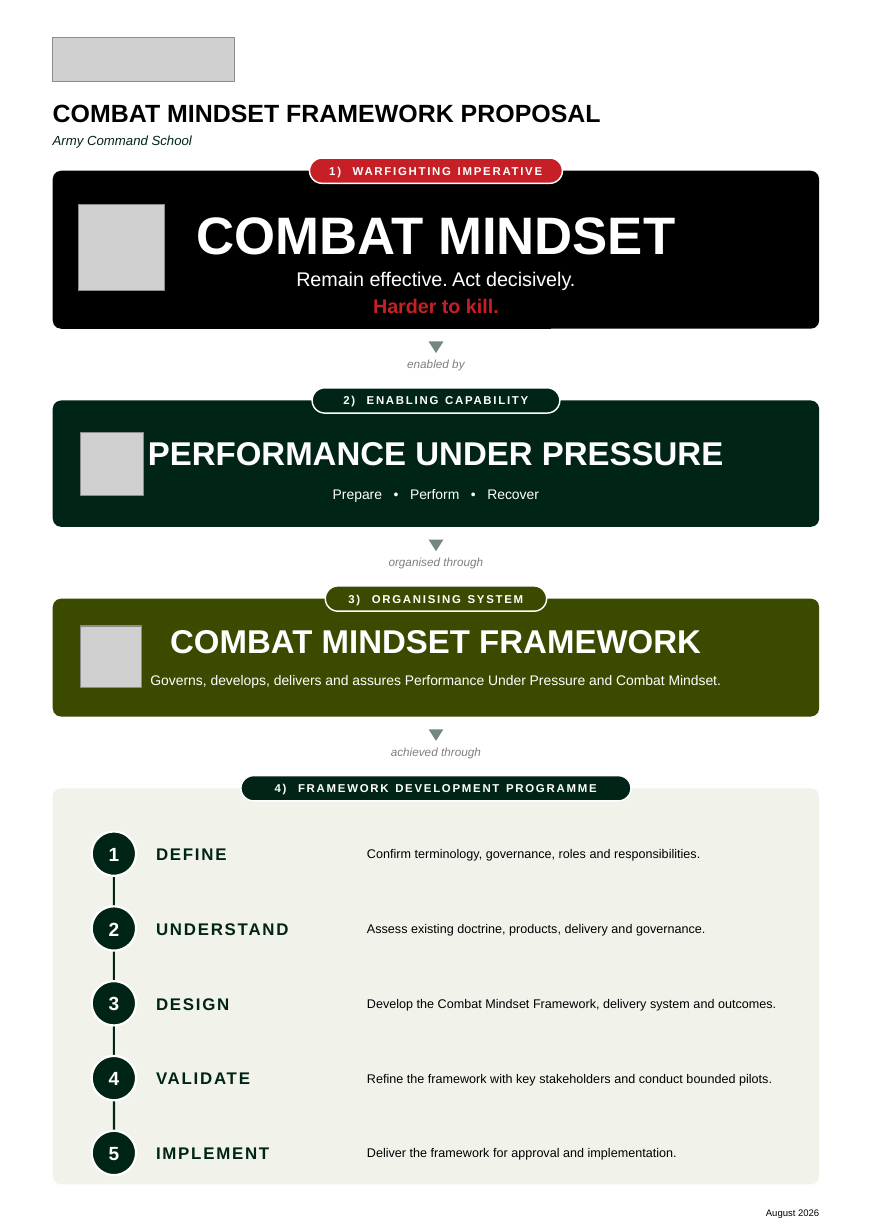
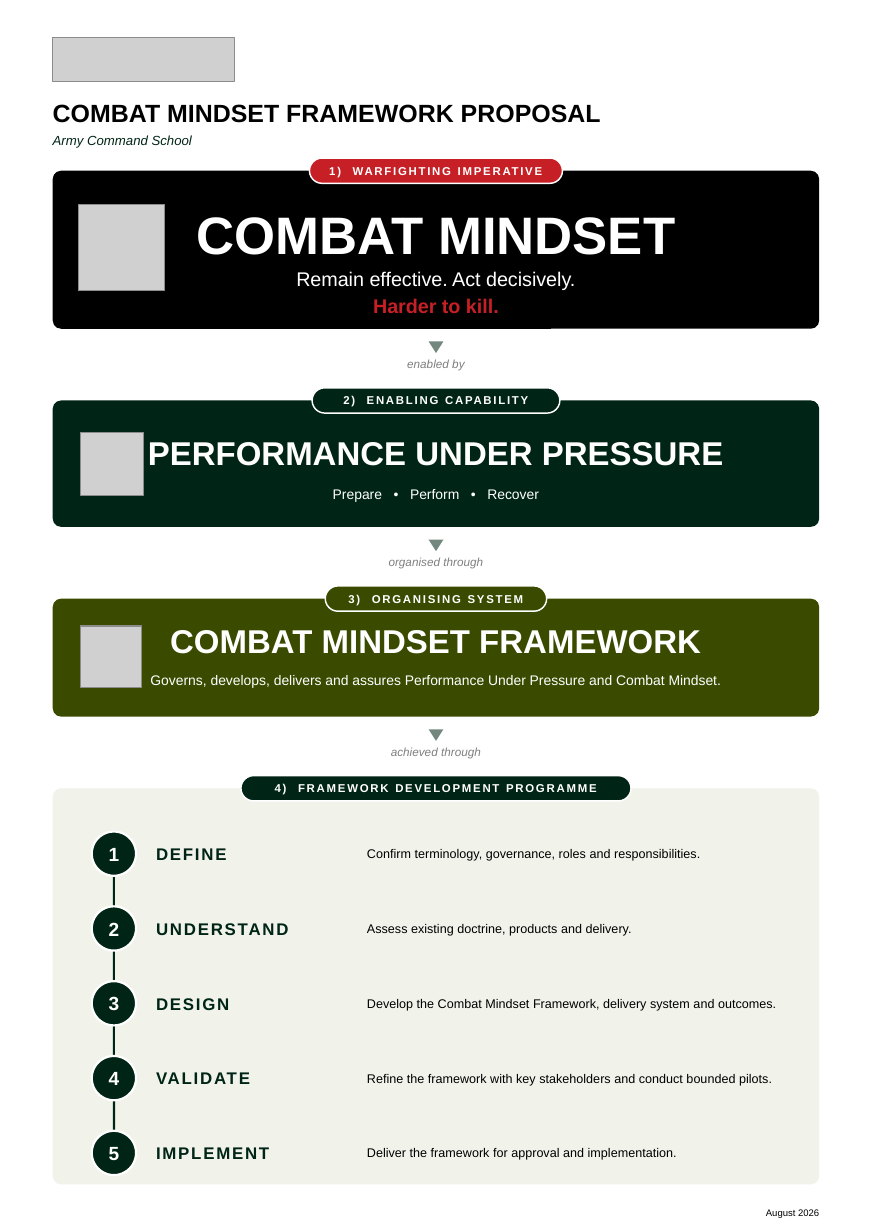
Before and after one commit to TacEdge/PUP, a slide deck: slide 1 of output/combat-mindset-onepager-portrait.pptx. Drawn at 872x1232 pixels with LibreOffice and Linux fonts; fonts in the diff are those of the drawing; grey boxes stand for pictures. Boxes give left, top, right and bottom in pixels: in the first picture for what was removed or moved away, otherwise in the second. Text is boxed around its words. In the diff, an @@ line names an element or a change of style, - is before the commit and + after.

```diff
--- a/output/combat-mindset-onepager-portrait.pptx
+++ b/output/combat-mindset-onepager-portrait.pptx
@@ text at (x1=367, y1=924, x2=632, y2=936): text changed @@
-Assess existing doctrine, products, delivery and governance.
+Assess existing doctrine, products and delivery.
```
Also in this commit, not shown: 5 other files.
